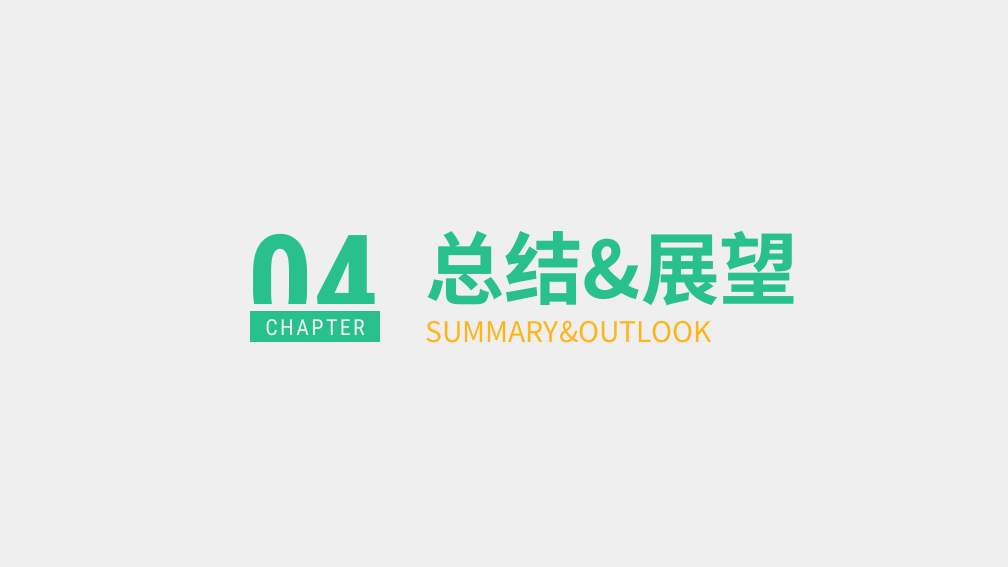
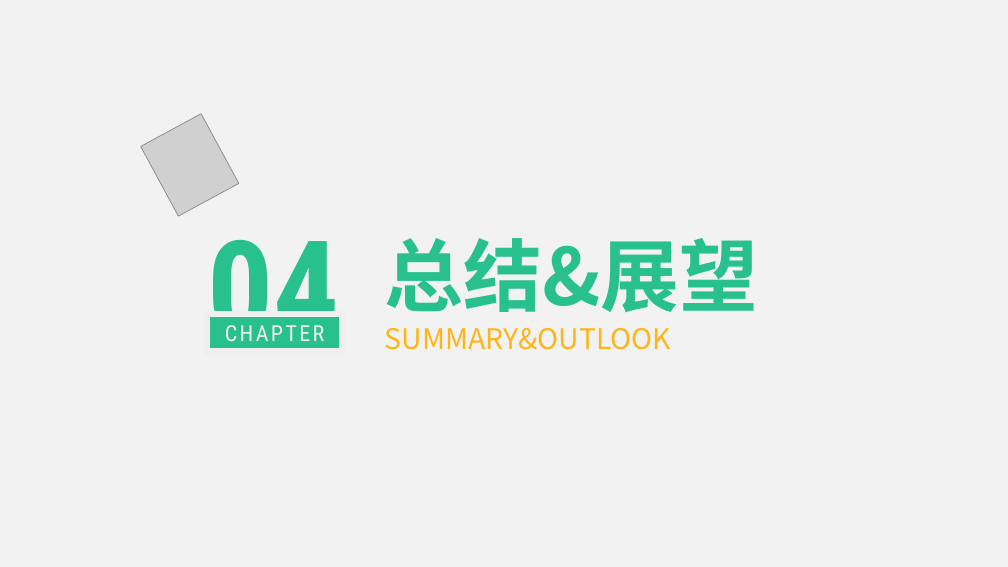
Before and after one commit to liygcoder/workerspace, a slide deck: slide 19 of ppt.pptx. Drawn at 1008x567 pixels with LibreOffice and Linux fonts; fonts in the diff are those of the drawing; grey boxes stand for pictures. Boxes give left, top, right and bottom in pixels: in the first picture for what was removed or moved away, otherwise in the second. Text is boxed around its words. In the diff, an @@ line names an element or a change of style, - is before the commit and + after.

```diff
--- a/ppt.pptx
+++ b/ppt.pptx
@@ background #EFEFEF to #F2F2F2 @@
@@ picture added at (141,114,239,217) @@
@@ 2 texts, 1 rectangle: place and size @@
-2 texts, 1 rectangle at (247,231,798,346)
+2 texts, 1 rectangle at (206,238,758,352)
```
Also in this commit, not shown: 3 other slides changed.
